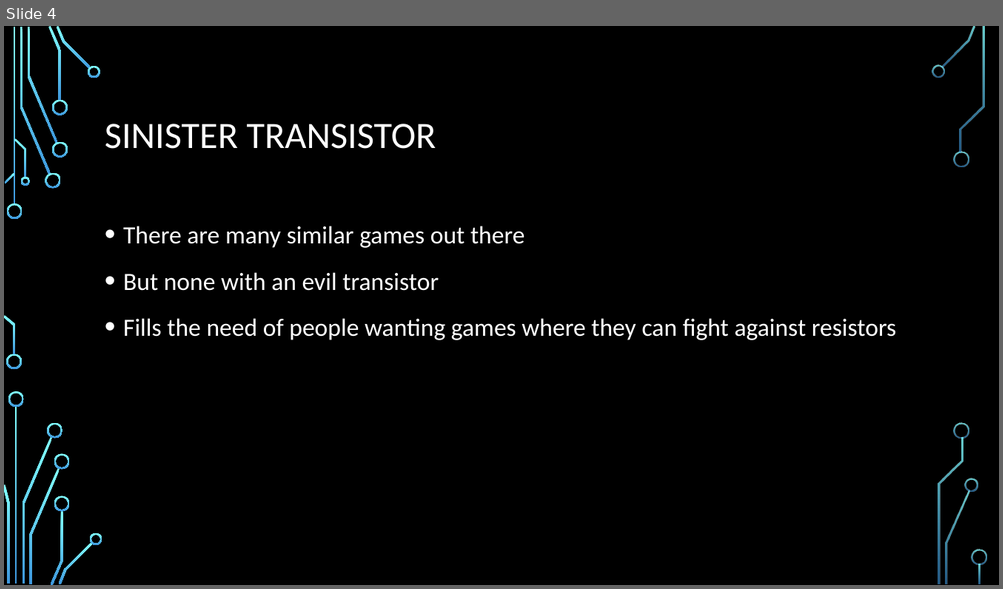
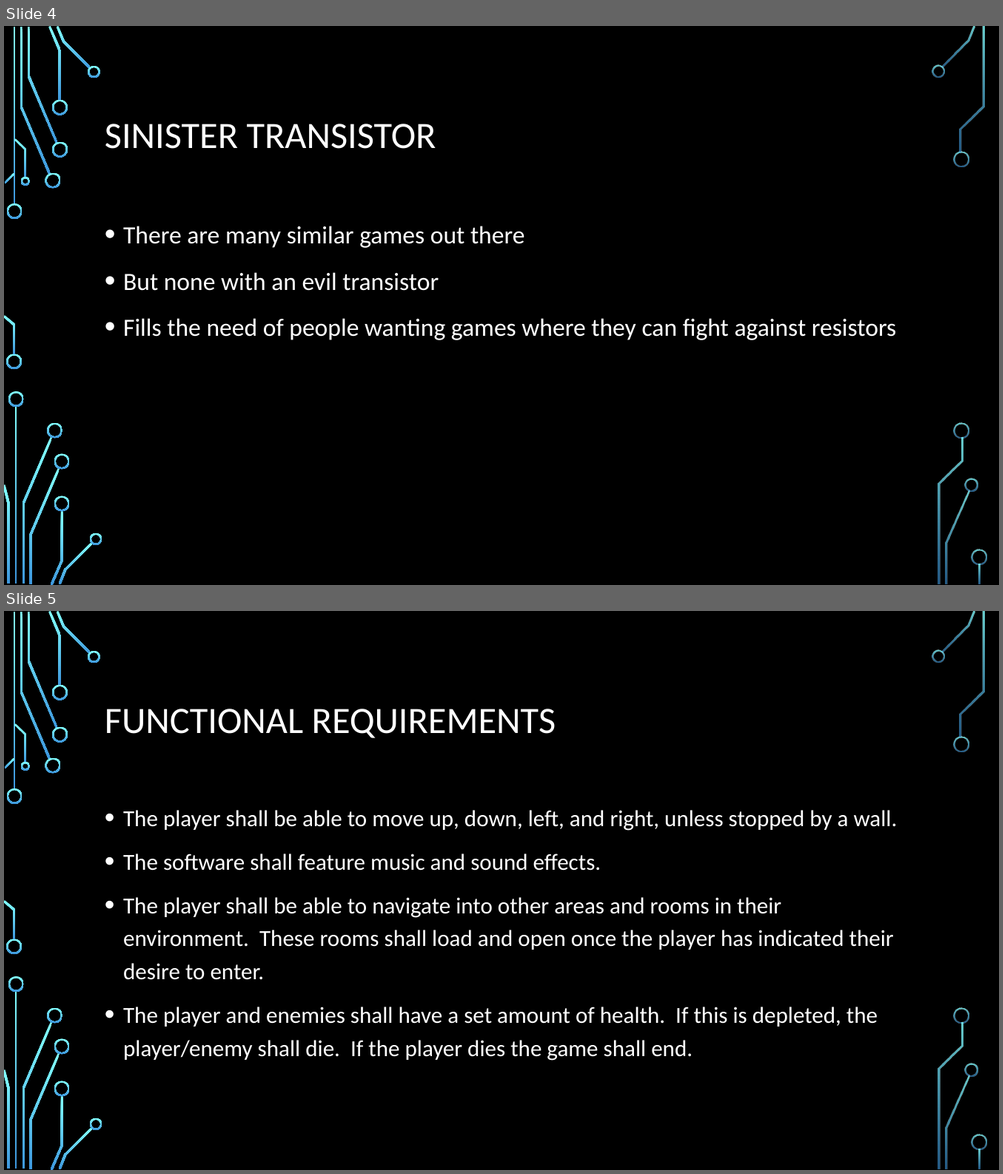
Before and after one commit to gregkelso/COP-4331, a slide deck: Sinister Transistor.pptx. Shown one above the other, each under a label of ours: slide 4 before the commit, slides 4 and 5 after it. The pictures are 1003x589 and 1003x1174 pixels, drawn with LibreOffice and Linux fonts; fonts in the diff are those of the drawing; background and template pictures are left out. Boxes give left, top, right and bottom in pixels: in the first picture for what was removed or moved away, otherwise in the second. Text is boxed around its words. In the diff, an @@ line names an element or a change of style, - is before the commit and + after.

```diff
--- a/Sinister Transistor.pptx
+++ b/Sinister Transistor.pptx
@@ slide 5 added at (x1=4, y1=611, x2=999, y2=1170), background picture (left out); not listed: 36 template elements that a slide beside it also shows @@
@@ title added at (x1=105, y1=709, x2=555, y2=738), 36 pt, text #FFFFFF @@
+FUNCTIONAL REQUIREMENTS
@@ text added at (x1=123, y1=810, x2=897, y2=1061), 22.2 pt, text #FFFFFF @@
+• The player shall be able to move up, down, left, and right, unless stopped by a wall.
+• The software shall feature music and sound effects.
+• The player shall be able to navigate into other areas and rooms in their environment. These rooms shall load and open once the player has indicated their desire to enter.
+• The player and enemies shall have a set amount of health. If this is depleted, the player/enemy shall die. If the player dies the game shall end.
```
Also in this commit, not shown: 9 other slides added, 1 other file.
